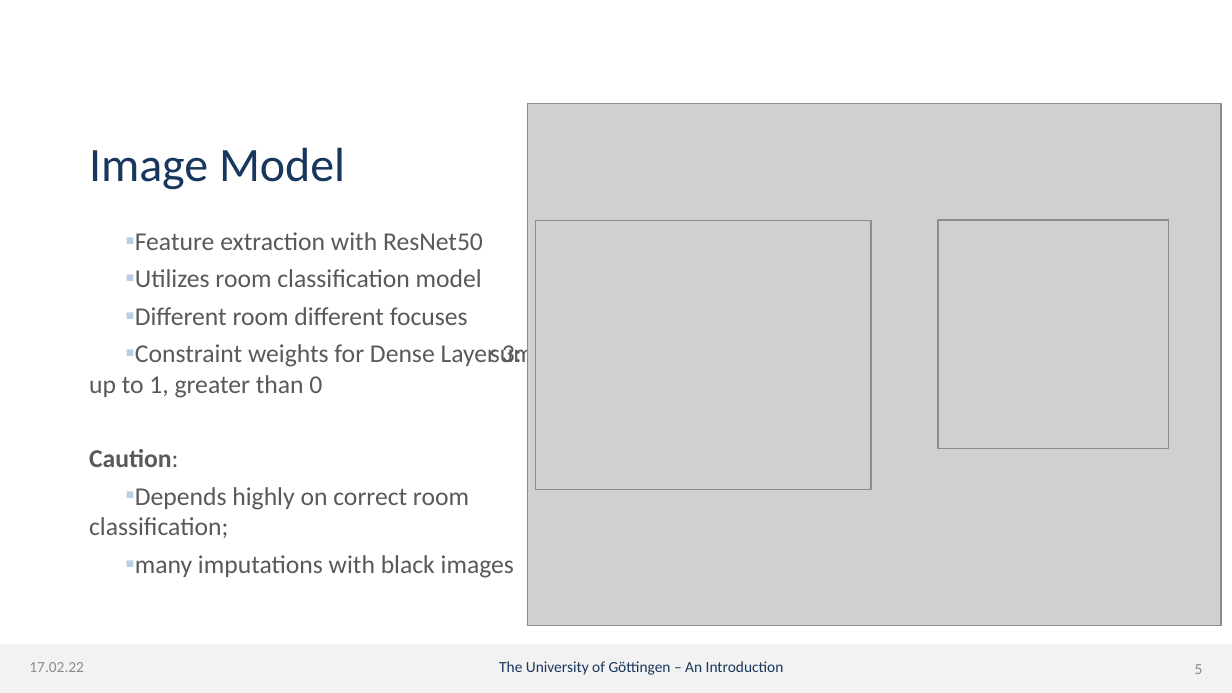
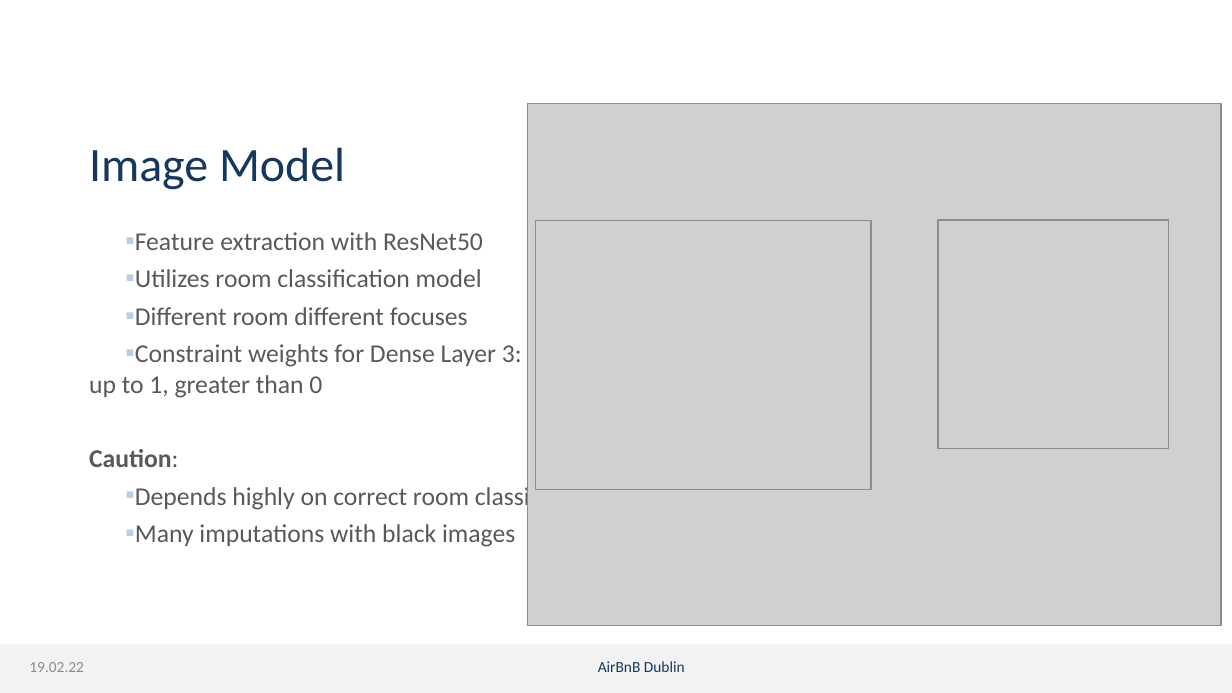
Before and after one commit to dmnk1308/DubAir, a slide deck: slide 10 of Präsi.pptx (slide 5 before the commit). Drawn at 1232x693 pixels with LibreOffice and Linux fonts; fonts in the diff are those of the drawing; grey boxes stand for pictures; background and template pictures are left out. Boxes give left, top, right and bottom in pixels: in the first picture for what was removed or moved away, otherwise in the second. Text is boxed around its words. In the diff, an @@ line names an element or a change of style, - is before the commit and + after.

```diff
--- a/Präsi.pptx
+++ b/Präsi.pptx
@@ text at [135, 524, 515, 547]: text changed @@
-▪ many imputations with black images
+▪ Many imputations with black images
@@ text at [29, 662, 84, 672]: text changed @@
-17.02.22
+19.02.22
@@ text at [598, 661, 685, 672]: text changed @@
-The University of Göttingen – An Introduction
+AirBnB Dublin
@@ page number removed at [1195, 664, 1203, 674] @@
-5
```
Also in this commit, not shown: 4 other slides changed, 13 slides added, 2 slides removed.
